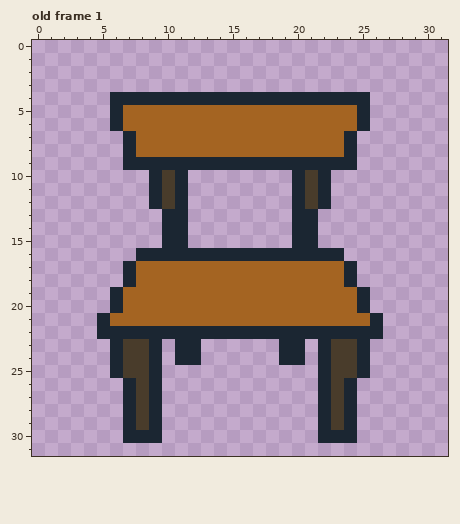
Pixel-art file -- sprites/decors/objects/chair.ase. That is the earlier state.
32x32 pixels, 1 frame. Shown: old frame 1. The commit also changed other frames, which this record leaves out.
The result:
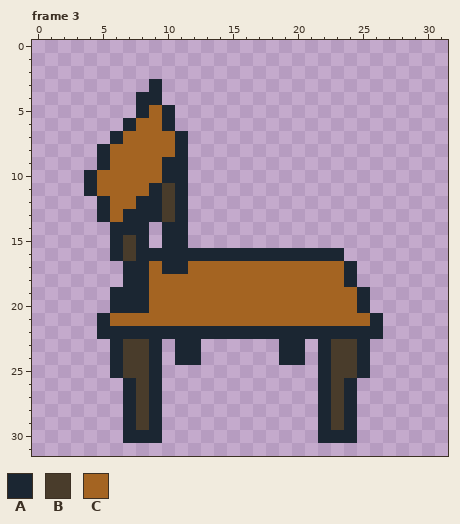
Palette (. is transparent): A #1b2632  B #493c2b  C #a46422
A new or re-ordered frame is compared with the old frame closest to it.
The exact change:
frames 1 -> 4
--- frame 3 is new; against old frame 1
@@ x 0..31 @@
  2 ................................
- 3 ................................
- 4 ......AAAAAAAAAAAAAAAAAAAA......
- 5 ......ACCCCCCCCCCCCCCCCCCA......
- 6 ......ACCCCCCCCCCCCCCCCCCA......
- 7 .......ACCCCCCCCCCCCCCCCA.......
- 8 .......ACCCCCCCCCCCCCCCCA.......
- 9 .......AAAAAAAAAAAAAAAAAA.......
-10 .........ABA........ABA.........
-11 .........ABA........ABA.........
-12 .........ABA........ABA.........
-13 ..........AA........AA..........
-14 ..........AA........AA..........
-15 ..........AA........AA..........
-16 ........AAAAAAAAAAAAAAAA........
-17 .......ACCCCCCCCCCCCCCCCA.......
-18 .......ACCCCCCCCCCCCCCCCA.......
-19 ......ACCCCCCCCCCCCCCCCCCA......
-20 ......ACCCCCCCCCCCCCCCCCCA......
+ 3 .........A......................
+ 4 ........AA......................
+ 5 ........ACA.....................
+ 6 .......ACCA.....................
+ 7 ......ACCCCA....................
+ 8 .....ACCCCCA....................
+ 9 .....ACCCCAA....................
+10 ....ACCCCCAA....................
+11 ....ACCCCABA....................
+12 .....ACCAABA....................
+13 .....ACAAABA....................
+14 ......AAA.AA....................
+15 ......ABA.AA....................
+16 ......ABAAAAAAAAAAAAAAAA........
+17 .......AACAACCCCCCCCCCCCA.......
+18 .......AACCCCCCCCCCCCCCCA.......
+19 ......AAACCCCCCCCCCCCCCCCA......
+20 ......AAACCCCCCCCCCCCCCCCA......
 21 .....ACCCCCCCCCCCCCCCCCCCCA.....
